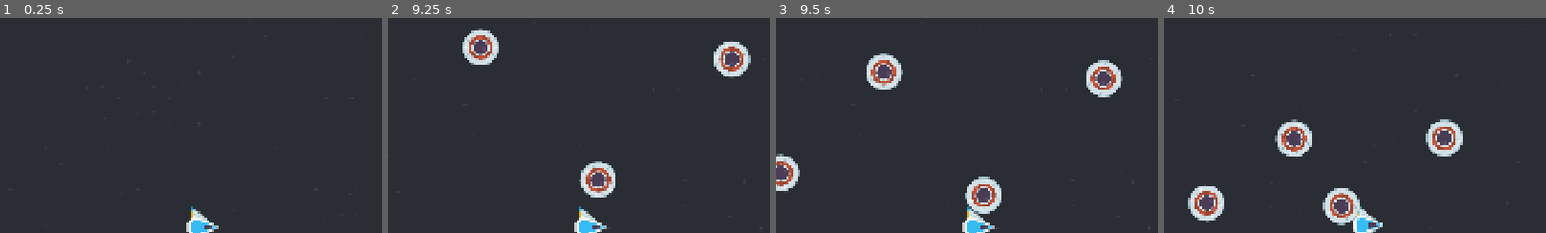
Above: before the commit, frames 1-4 (left to right).
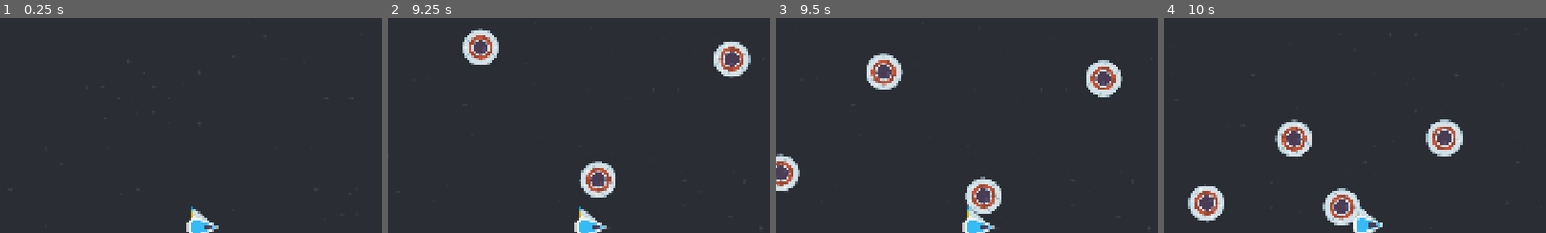
Above: after the commit, the same moments.

Repository: two-sticks-and-a-rock/space-arcade
Game: Godot game, scene res://scenes/main.tscn
Two runs of this game, one before a commit and one after it. Both use one fixed random seed, a clock stepped at 60 frames per second and the inputs below.
Inputs (mouse positions are % of the whole screen's width and height, from its top left):
- Up to frame 1 (0.25 s): no input
- Up to frame 2 (9.25 s): tap Enter at 0.5, 2.75, 5.75 s; move the mouse to (72, 45) at 0.52 s; press the mouse at (72, 45) at 0.53 s; tap Space at 1.25, 5, 6.5 s; move the mouse to (30, 55) at 1.27 s; release the mouse at (30, 55) at 1.28 s; click (30, 55) at 1.35 s; move the mouse to (60, 28) at 2.02 s; press the mouse at (60, 28) at 2.03 s; move the mouse to (45, 70) at 2.77 s; release the mouse at (45, 70) at 2.78 s; click (45, 70) at 2.85 s; move the mouse to (80, 65) at 3.52 s; press the mouse at (80, 65) at 3.53 s; tap Escape (pause) at 4.15 s; release the mouse at (80, 65) at 4.25 s; click "Restart" at 4.25 s; move the mouse to (20, 35) at 5.02 s; click (20, 35) at 5.1 s; move the mouse to (55, 50) at 5.77 s; press the mouse at (55, 50) at 5.78 s; move the mouse to (35, 25) at 6.52 s; release the mouse at (35, 25) at 6.53 s; click (35, 25) at 6.6 s; move the mouse to (72, 45) at 7.27 s; press the mouse at (72, 45) at 7.28 s; move the mouse to (30, 55) at 8.02 s; release the mouse at (30, 55) at 8.03 s; click (30, 55) at 8.1 s; move the mouse to (60, 28) at 8.77 s; press the mouse at (60, 28) at 8.78 s
- Up to frame 3 (9.5 s): no input
- Up to frame 4 (10 s): move the mouse to (45, 70) at 9.52 s; release the mouse at (45, 70) at 9.53 s; click (45, 70) at 9.6 s
The pictures show only the part of the screen within x 24-74%, y 1-51%; the shares and areas given below are measured in that part.

Frames 1-2 are identical in both runs. In frame 3, 0.4% of the frame differs, in the area x 49-59%, y 73-92%; in frame 4, 0.5%, in the area x 41-52%, y 79-97%.

Commit message:
implement base version of enemy ram

Diff:
--- a/project.godot
+++ b/project.godot
@@ -67,6 +67,8 @@
 
 2d_physics/layer_1="player"
 2d_physics/layer_2="enemies"
+2d_physics/layer_3="player_weapons"
+2d_physics/layer_4="enemy_weapons"
 
 [physics]
 
--- a/scenes/enemies/enemy.gd
+++ b/scenes/enemies/enemy.gd
@@ -5,6 +5,12 @@
 var speed = Vector2(randf_range(250.0, 300.0), 0.0)
 
 func _ready():
+	var ram_scene = load("res://scenes/enemies/enemy_weapons/ram.tscn") as PackedScene
+	var ram_weapon = ram_scene.instantiate() as Area2D
+	ram_weapon.set_collision_radius((($CollisionShape2D as CollisionShape2D).shape as CircleShape2D).radius + 3)
+
+	add_child(ram_weapon)
+
 	var mob_types = Array($AnimatedSprite2D.sprite_frames.get_animation_names())
 	$AnimatedSprite2D.animation = mob_types[0]
 	$AnimatedSprite2D.play()
--- a/scenes/enemies/enemy.tscn
+++ b/scenes/enemies/enemy.tscn
@@ -2,9 +2,6 @@
 
 [ext_resource type="Texture2D" uid="uid://0u2jg8rk6hcl" path="res://art/sprites/enemy/ufoRed.png" id="1_7p1mj"]
 [ext_resource type="Script" uid="uid://btilt47p7ljqj" path="res://scenes/enemies/enemy.gd" id="1_md0e3"]
-
-[sub_resource type="CircleShape2D" id="CircleShape2D_md0e3"]
-radius = 45.0
 
 [sub_resource type="SpriteFrames" id="SpriteFrames_kcn5b"]
 animations = [{
@@ -17,16 +14,19 @@
 "speed": 5.0
 }]
 
+[sub_resource type="CircleShape2D" id="CircleShape2D_md0e3"]
+radius = 43.011627
+
 [node name="enemy_ufo_red" type="CharacterBody2D" unique_id=202267076]
 collision_layer = 2
 motion_mode = 1
 script = ExtResource("1_md0e3")
 metadata/_edit_group_ = true
 
+[node name="AnimatedSprite2D" type="AnimatedSprite2D" parent="." unique_id=249472969]
+sprite_frames = SubResource("SpriteFrames_kcn5b")
+
 [node name="CollisionShape2D" type="CollisionShape2D" parent="." unique_id=488155105]
 shape = SubResource("CircleShape2D_md0e3")
 
-[node name="AnimatedSprite2D" type="AnimatedSprite2D" parent="." unique_id=249472969]
-sprite_frames = SubResource("SpriteFrames_kcn5b")
-
 [node name="VisibleOnScreenNotifier2D" type="VisibleOnScreenNotifier2D" parent="." unique_id=1359017325]
--- /dev/null
+++ b/scenes/enemies/enemy_weapons/ram.gd
@@ -0,0 +1,25 @@
+extends Area2D
+
+@onready var stun_timer : Timer = $StunTimer as Timer
+var dmg = 15
+var is_stunned = false
+
+func _ready():
+    stun_timer.wait_time = 2
+
+func set_collision_radius(new_rad: float):
+    (($CollisionShape2D as CollisionShape2D).shape as CircleShape2D).radius = new_rad
+
+func _on_stun_timer_timeout():
+    is_stunned = false
+
+func _on_ram_entered(body: Node2D):
+    if (is_stunned):
+        print("not dealing damage")
+        return
+
+    if (body.name == "player" && "take_damage" in body):
+        stun_timer.start()
+        print("dealing damage")
+        body.take_damage(dmg)
+        is_stunned = true
--- /dev/null
+++ b/scenes/enemies/enemy_weapons/ram.tscn
@@ -0,0 +1,17 @@
+[gd_scene format=3 uid="uid://b0n2p23e66g8k"]
+
+[ext_resource type="Script" uid="uid://c2unftbpykcd7" path="res://scenes/enemies/enemy_weapons/ram.gd" id="1_upkme"]
+
+[sub_resource type="CircleShape2D" id="CircleShape2D_avsdm"]
+
+[node name="Ram" type="Area2D" unique_id=636013997]
+collision_layer = 8
+script = ExtResource("1_upkme")
+
+[node name="CollisionShape2D" type="CollisionShape2D" parent="." unique_id=649169745]
+shape = SubResource("CircleShape2D_avsdm")
+debug_color = Color(0.72556067, 0.4747556, 0.13746917, 0.41960785)
+
+[node name="StunTimer" type="Timer" parent="." unique_id=1878343667]
+
+[connection signal="body_entered" from="." to="." method="_on_ram_entered"]
--- a/scenes/player/player.gd
+++ b/scenes/player/player.gd
@@ -1,4 +1,13 @@
 extends StaticBody2D
 
+var max_hp: int = 100
+var curr_hp: int = max_hp
+
+func take_damage(dmg: int):
+	curr_hp -= dmg
+
 func _physics_process(_delta):
+	if (curr_hp <= 0):
+		# TODO game over
+		get_tree().paused = true
 	constant_linear_velocity = Mover.get_movement()
Not shown, added: scenes/enemies/enemy_weapons/ram.gd.uid
